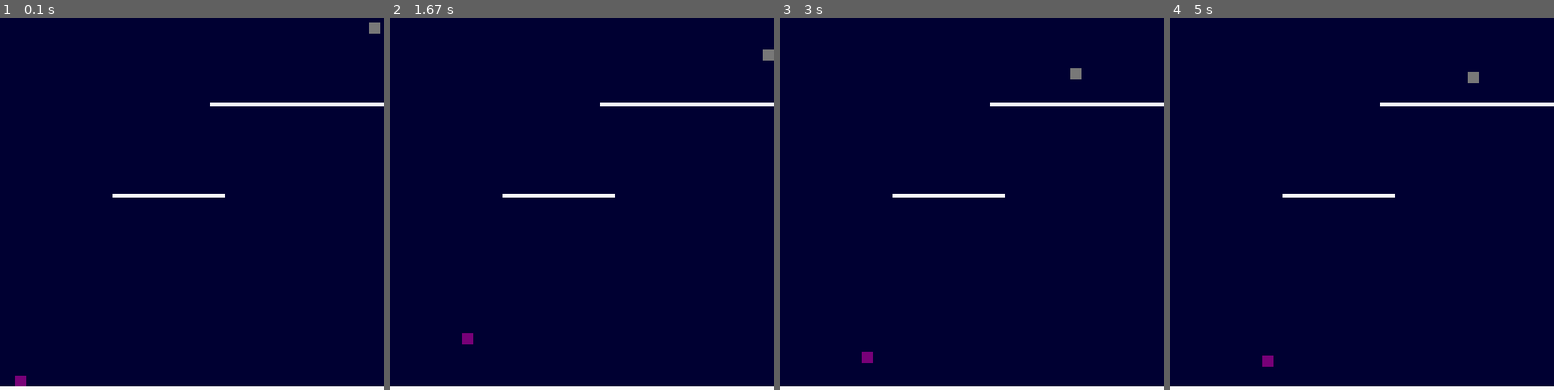
Above: before the commit, frames 1-4 (left to right).
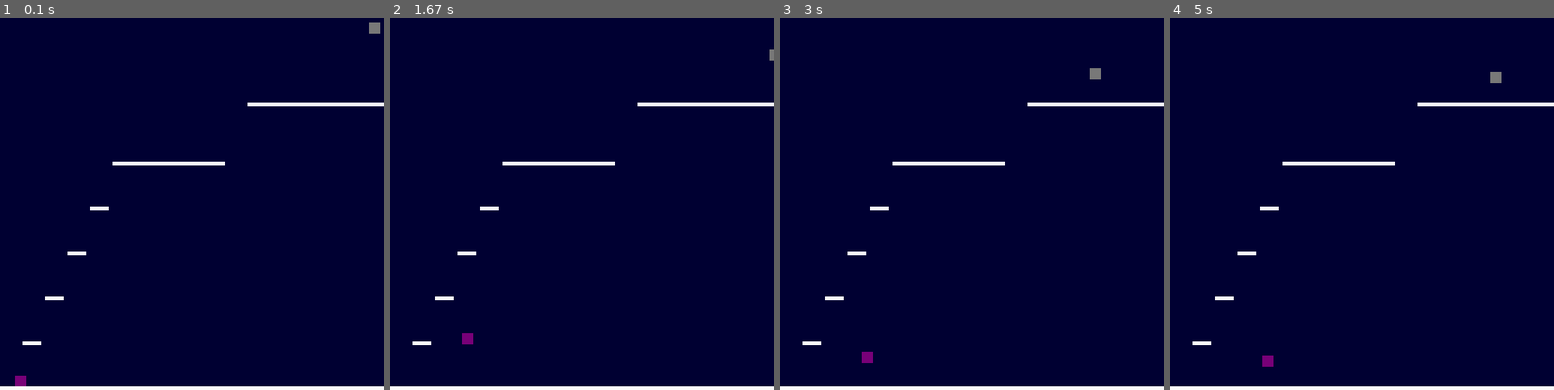
Above: after the commit, the same moments.

Repository: ezfe/Space-Attack
Game: pygame game, started from Space-Attack/main.py
Same seed, same stepped clock (60 frames per second), same inputs: the game is played once before the commit and once after it.
Inputs:
- Up to frame 1 (0.1 s): no input
- Up to frame 2 (1.67 s): hold Right 0.33-0.8 s; hold Up 0.83-1.13 s; hold W 0.83-1.13 s; hold Right 1.17-1.63 s; hold D 1.17-1.63 s
- Up to frame 3 (3 s): hold Left 1.67-2.2 s; hold A 1.67-2.2 s; hold Left 2.23-2.63 s; hold A 2.23-2.63 s; hold Up from 2.67 s (still down); hold W from 2.67 s (still down)
- Up to frame 4 (5 s): release Up at 3.03 s; release W at 3.03 s; hold Right 3.07-3.7 s; hold D 3.07-3.7 s; hold Left 3.73-4.2 s; hold A 3.73-4.2 s; hold Right 4.23-4.7 s; hold D 4.23-4.7 s; hold Up from 4.73 s (still down); hold W from 4.73 s (still down)

The runs differ from the first frame. In frame 1, 0.9% of the frame differs, in the area x 5-65%, y 22-88%; in frame 2, 0.9%; in frame 3, 1.1%, in the area x 5-84%, y 13-88%; in frame 4, 1.1%.

Commit message:
Level One!

Diff:
--- a/Space-Attack/level.json
+++ b/Space-Attack/level.json
@@ -18,18 +18,12 @@
 			"width": 150,
 			"height": 5,
 			"x": 150,
-			"y": 250
+			"y": 207
 		},
 		{
-			"width": 232,
+			"width": 182,
 			"height": 5,
-			"x": 280,
-			"y": 128
-		},
-		{
-			"width": 232,
-			"height": 5,
-			"x": 280,
+			"x": 330,
 			"y": 128
 		},
 		{
@@ -37,6 +31,30 @@
 			"height": 5,
 			"x": 0,
 			"y": 507
+		},
+		{
+			"width": 25,
+			"height": 5,
+			"x": 30,
+			"y": 447
+		},
+		{
+			"width": 25,
+			"height": 5,
+			"x": 60,
+			"y": 387
+		},
+		{
+			"width": 25,
+			"height": 5,
+			"x": 90,
+			"y": 327
+		},
+		{
+			"width": 25,
+			"height": 5,
+			"x": 120,
+			"y": 267
 		}
 	]
 }
--- a/Space-Attack/main.py
+++ b/Space-Attack/main.py
@@ -94,7 +94,8 @@
                 self.y = myapp.height - 15
 
     def moveRight(self):
-        self.xVelocity += 1
+        if self.x < 497:
+            self.xVelocity += 1
     def moveLeft(self):
         self.xVelocity -= 1
     def jump(self):
